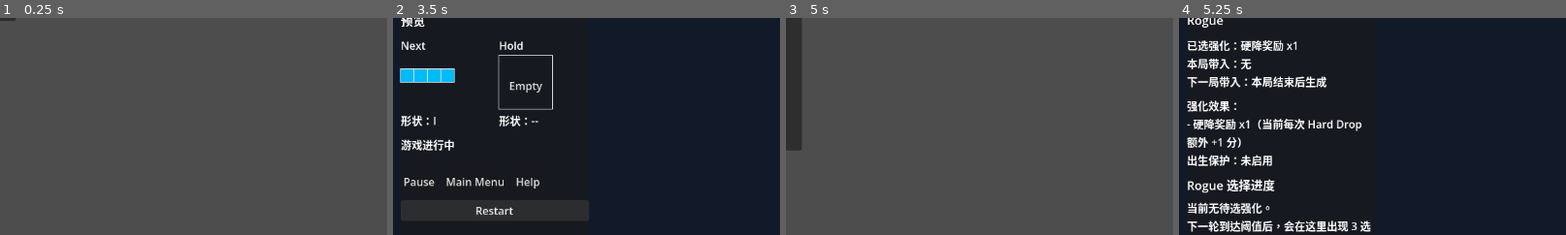
Above: before the commit, frames 1-4 (left to right).
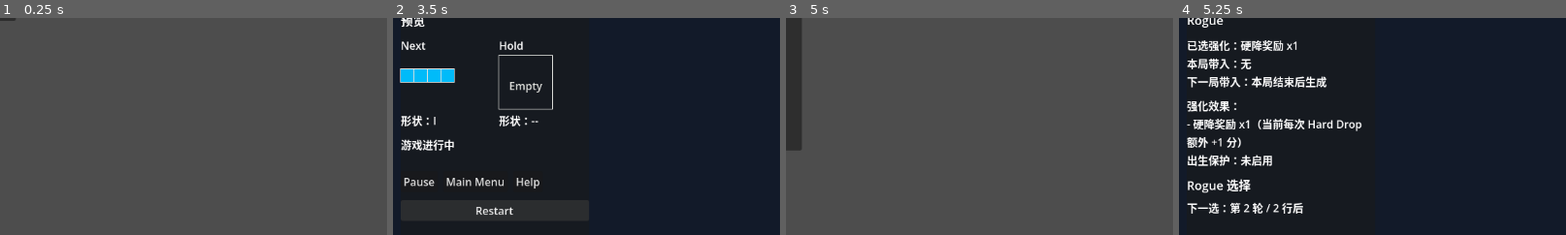
Above: after the commit, the same moments.

Repository: Drew-Z/game-first-tetris
Game: Godot game, scene res://scenes/main/main.tscn
Two runs of this game, one before a commit and one after it. Both use one fixed random seed, a clock stepped at 60 frames per second and the inputs below.
Inputs:
- Up to frame 1 (0.25 s): no input
- Up to frame 2 (3.5 s): click "进入经典模式" at 0.5 s; click "Restart" at 1.25 s; click "Restart" at 2 s; click "Restart" at 2.75 s
- Up to frame 3 (5 s): click "Main Menu" at 3.5 s; click "进入 Rogue 模式" at 4.25 s
- Up to frame 4 (5.25 s): click "硬降奖励：每次 Hard Drop 额外 +1 分" at 5 s
The pictures show only the part of the screen within x 36-86%, y 50-100%; the shares and areas given below are measured in that part.

Frames 1-3 are identical in both runs. In frame 4, 2.7% of the frame differs, in the area x 2-50%, y 74-99%.

Commit message:
refactor(ui): compress rogue sidebar info for narrow layouts

Diff:
--- a/scripts/game/game_manager.gd
+++ b/scripts/game/game_manager.gd
@@ -164,6 +164,9 @@
 			runtime_result.rogue_upgrade_display_name,
 			runtime_result.remaining_spawn_protection_uses,
 			runtime_result.rogue_upgrade_effects_text,
+			runtime_result.rogue_compact_upgrade_summary,
+			runtime_result.rogue_compact_effects_text,
+			runtime_result.rogue_next_choice_summary,
 			runtime_result.rogue_active_carry_over_upgrade_display_name,
 			runtime_result.rogue_next_run_carry_over_upgrade_display_name
 		)
@@ -184,12 +187,15 @@
 				runtime_result.current_level,
 				runtime_result.mode_id,
 				runtime_result.mode_display_name,
-			runtime_result.mode_note,
-			runtime_result.rogue_upgrade_display_name,
-			runtime_result.remaining_spawn_protection_uses,
-			runtime_result.rogue_upgrade_effects_text,
-			runtime_result.rogue_active_carry_over_upgrade_display_name,
-			runtime_result.rogue_next_run_carry_over_upgrade_display_name
+				runtime_result.mode_note,
+				runtime_result.rogue_upgrade_display_name,
+				runtime_result.remaining_spawn_protection_uses,
+				runtime_result.rogue_upgrade_effects_text,
+				runtime_result.rogue_compact_upgrade_summary,
+				runtime_result.rogue_compact_effects_text,
+				runtime_result.rogue_next_choice_summary,
+				runtime_result.rogue_active_carry_over_upgrade_display_name,
+				runtime_result.rogue_next_run_carry_over_upgrade_display_name
 			)
 		if game_ui.has_method("set_session_controls"):
 			game_ui.call(
@@ -229,6 +235,9 @@
 			runtime_result.rogue_upgrade_display_name,
 			runtime_result.remaining_spawn_protection_uses,
 			runtime_result.rogue_upgrade_effects_text,
+			runtime_result.rogue_compact_upgrade_summary,
+			runtime_result.rogue_compact_effects_text,
+			runtime_result.rogue_next_choice_summary,
 			runtime_result.rogue_active_carry_over_upgrade_display_name,
 			runtime_result.rogue_next_run_carry_over_upgrade_display_name
 		)
@@ -578,6 +587,9 @@
 		"rogue_upgrade_display_name": _get_rogue_upgrade_summary(),
 		"remaining_spawn_protection_uses": remaining_spawn_protection_uses,
 		"rogue_upgrade_effects_text": _get_rogue_upgrade_effects_text(),
+		"rogue_compact_upgrade_summary": _get_rogue_compact_upgrade_summary(),
+		"rogue_compact_effects_text": _get_rogue_compact_effects_text(),
+		"rogue_next_choice_summary": _get_rogue_next_choice_summary(),
 		"rogue_active_carry_over_upgrade_display_name": _get_rogue_upgrade_display_name(rogue_active_run_carry_over_upgrade_id),
 		"rogue_next_run_carry_over_upgrade_display_name": _get_rogue_upgrade_display_name(rogue_next_run_carry_over_upgrade_id),
 		"is_rogue_choice_pending": is_rogue_choice_pending,
@@ -937,6 +949,67 @@
 	return "\n".join(lines)
 
 
+func _get_rogue_compact_upgrade_summary() -> String:
+	if entry_mode != &"rogue":
+		return ""
+
+	var counts := _get_rogue_upgrade_counts()
+	if counts.is_empty():
+		return "已选：无"
+
+	var segments: Array[String] = []
+	for upgrade_id in GameModeState.get_rogue_upgrade_options():
+		var count := int(counts.get(upgrade_id, 0))
+		if count <= 0:
+			continue
+
+		match upgrade_id:
+			&"hard_drop_bonus":
+				segments.append("硬降x%d" % [count])
+			&"line_clear_bonus":
+				segments.append("消行x%d" % [count])
+			&"spawn_protection":
+				segments.append("保护x%d" % [count])
+
+	return "已选：%s" % [" / ".join(segments)]
+
+
+func _get_rogue_compact_effects_text() -> String:
+	if entry_mode != &"rogue":
+		return ""
+
+	var lines: Array[String] = []
+
+	if rogue_hard_drop_bonus_score > 0:
+		lines.append("硬降：+%d" % [rogue_hard_drop_bonus_score])
+
+	if rogue_line_clear_bonus_per_row > 0:
+		lines.append("消行：+%d/行" % [rogue_line_clear_bonus_per_row])
+
+	lines.append("保护：%d" % [remaining_spawn_protection_uses])
+
+	return "\n".join(lines)
+
+
+func _get_rogue_next_choice_summary() -> String:
+	if entry_mode != &"rogue":
+		return ""
+
+	if is_rogue_choice_pending:
+		return "待选：第 %d 轮" % [pending_rogue_choice_round]
+
+	for choice_config in _get_rogue_choice_round_configs():
+		var choice_round := int(choice_config["round"])
+		if _has_triggered_rogue_choice_round(choice_round):
+			continue
+
+		var required_lines := int(choice_config.get("required_cleared_lines", 0))
+		var remaining_lines := maxi(required_lines - cleared_line_count, 0)
+		return "下一选：第 %d 轮 / %d 行后" % [choice_round, remaining_lines]
+
+	return "下一选：无"
+
+
 func _get_rogue_choice_prompt_title() -> String:
 	if not is_rogue_choice_pending:
 		return ""
@@ -946,9 +1019,10 @@
 
 func _get_rogue_choice_prompt_hint() -> String:
 	if not is_rogue_choice_pending:
-		return ""
-
-	return "当前按累计消除 %d 行触发。请选择一个新的本局强化，经典模式不受影响。" % [
+		return _get_rogue_next_choice_summary()
+
+	return "第 %d 轮已触发（累计 %d 行）。请选择一个新的本局强化。" % [
+		pending_rogue_choice_round,
 		_get_rogue_choice_threshold_for_round(pending_rogue_choice_round),
 	]
 
--- a/scripts/ui/game_ui.gd
+++ b/scripts/ui/game_ui.gd
@@ -44,6 +44,7 @@
 var is_session_paused: bool = false
 var is_session_game_over: bool = false
 var is_choice_prompt_open: bool = false
+var is_compact_layout: bool = false
 
 
 func _ready() -> void:
@@ -71,6 +72,9 @@
 	rogue_upgrade_display_name: String = "",
 	remaining_spawn_protection_uses: int = 0,
 	rogue_upgrade_effects_text: String = "",
+	rogue_compact_upgrade_summary: String = "",
+	rogue_compact_effects_text: String = "",
+	rogue_next_choice_summary: String = "",
 	rogue_active_carry_over_upgrade_display_name: String = "",
 	rogue_next_run_carry_over_upgrade_display_name: String = ""
 ) -> void:
@@ -85,6 +89,9 @@
 		rogue_upgrade_display_name,
 		remaining_spawn_protection_uses,
 		rogue_upgrade_effects_text,
+		rogue_compact_upgrade_summary,
+		rogue_compact_effects_text,
+		rogue_next_choice_summary,
 		rogue_active_carry_over_upgrade_display_name,
 		rogue_next_run_carry_over_upgrade_display_name
 	)
@@ -119,6 +126,9 @@
 	rogue_upgrade_display_name: String = "",
 	remaining_spawn_protection_uses: int = 0,
 	rogue_upgrade_effects_text: String = "",
+	rogue_compact_upgrade_summary: String = "",
+	rogue_compact_effects_text: String = "",
+	rogue_next_choice_summary: String = "",
 	rogue_active_carry_over_upgrade_display_name: String = "",
 	rogue_next_run_carry_over_upgrade_display_name: String = ""
 ) -> void:
@@ -145,6 +155,9 @@
 		rogue_upgrade_display_name,
 		remaining_spawn_protection_uses,
 		rogue_upgrade_effects_text,
+		rogue_compact_upgrade_summary,
+		rogue_compact_effects_text,
+		rogue_next_choice_summary,
 		rogue_active_carry_over_upgrade_display_name,
 		rogue_next_run_carry_over_upgrade_display_name
 	)
@@ -163,6 +176,9 @@
 	rogue_upgrade_display_name: String = "",
 	remaining_spawn_protection_uses: int = 0,
 	rogue_upgrade_effects_text: String = "",
+	rogue_compact_upgrade_summary: String = "",
+	rogue_compact_effects_text: String = "",
+	rogue_next_choice_summary: String = "",
 	rogue_active_carry_over_upgrade_display_name: String = "",
 	rogue_next_run_carry_over_upgrade_display_name: String = ""
 ) -> void:
@@ -181,6 +197,9 @@
 		rogue_upgrade_display_name,
 		remaining_spawn_protection_uses,
 		rogue_upgrade_effects_text,
+		rogue_compact_upgrade_summary,
+		rogue_compact_effects_text,
+		rogue_next_choice_summary,
 		rogue_active_carry_over_upgrade_display_name,
 		rogue_next_run_carry_over_upgrade_display_name
 	)
@@ -239,8 +258,13 @@
 
 	if not is_visible:
 		is_choice_prompt_open = false
-		rogue_choice_title.text = "Rogue 选择进度"
-		rogue_choice_hint.text = "当前无待选强化。\n下一轮到达阈值后，会在这里出现 3 选 1。"
+		rogue_choice_title.text = "Rogue 选择"
+		if hint != "":
+			rogue_choice_hint.text = hint
+		elif is_compact_layout:
+			rogue_choice_hint.text = "当前无待选强化。"
+		else:
+			rogue_choice_hint.text = "当前无待选强化。\n下一轮到达阈值后，会在这里出现 3 选 1。"
 		_set_rogue_choice_buttons_visible(false)
 		_set_help_visibility(false)
 		_update_focus_behavior(is_session_paused, is_session_game_over, false)
@@ -285,6 +309,8 @@
 
 
 func set_compact_layout(is_compact: bool) -> void:
+	is_compact_layout = is_compact
+
 	if preview_row != null:
 		preview_row.vertical = is_compact
 
@@ -293,6 +319,15 @@
 
 	if help_panel != null:
 		help_panel.custom_minimum_size.y = 220.0 if is_compact else 180.0
+
+	if rogue_status_label != null:
+		rogue_status_label.custom_minimum_size.y = 52.0 if is_compact else 64.0
+
+	if rogue_effects_label != null:
+		rogue_effects_label.custom_minimum_size.y = 48.0 if is_compact else 72.0
+
+	if rogue_choice_panel != null:
+		rogue_choice_panel.custom_minimum_size.y = 144.0 if is_compact else 176.0
 
 
 func _show_preview(preview_node: Control, piece_id: StringName) -> void:
@@ -318,6 +353,9 @@
 	rogue_upgrade_display_name: String,
 	remaining_spawn_protection_uses: int,
 	rogue_upgrade_effects_text: String = "",
+	rogue_compact_upgrade_summary: String = "",
+	rogue_compact_effects_text: String = "",
+	rogue_next_choice_summary: String = "",
 	rogue_active_carry_over_upgrade_display_name: String = "",
 	rogue_next_run_carry_over_upgrade_display_name: String = ""
 ) -> void:
@@ -350,6 +388,20 @@
 	var next_carry_text := "本局结束后生成"
 	if rogue_next_run_carry_over_upgrade_display_name != "":
 		next_carry_text = rogue_next_run_carry_over_upgrade_display_name
+
+	if is_compact_layout:
+		var compact_summary := rogue_compact_upgrade_summary if rogue_compact_upgrade_summary != "" else "已选：无"
+		var compact_effects := rogue_compact_effects_text if rogue_compact_effects_text != "" else "效果：无\n保护：%s" % [protection_text]
+		var compact_next_choice := rogue_next_choice_summary if rogue_next_choice_summary != "" else "下一选：待定"
+
+		rogue_status_label.text = "%s\n本局带入：%s\n下局带入：%s\n%s" % [
+			compact_summary,
+			active_carry_text,
+			next_carry_text,
+			compact_next_choice,
+		]
+		rogue_effects_label.text = compact_effects
+		return
 
 	rogue_status_label.text = "已选强化：%s\n本局带入：%s\n下一局带入：%s" % [
 		upgrade_summary,
Not shown, changed: README.md
Not shown, changed: docs/roadmap.md
Not shown, changed: docs/task-board.md
Not shown, changed: docs/test-checklist.md
